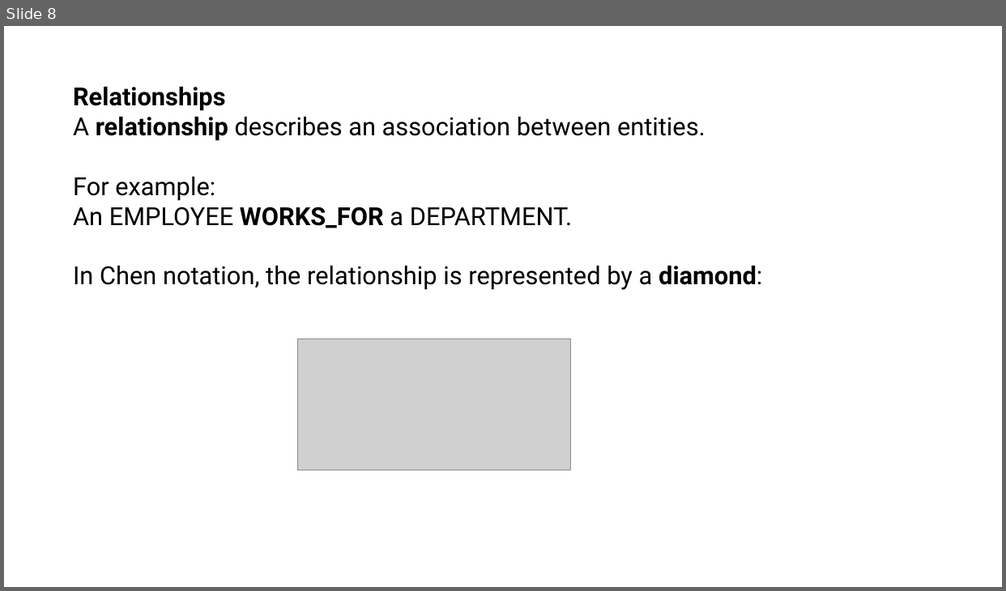
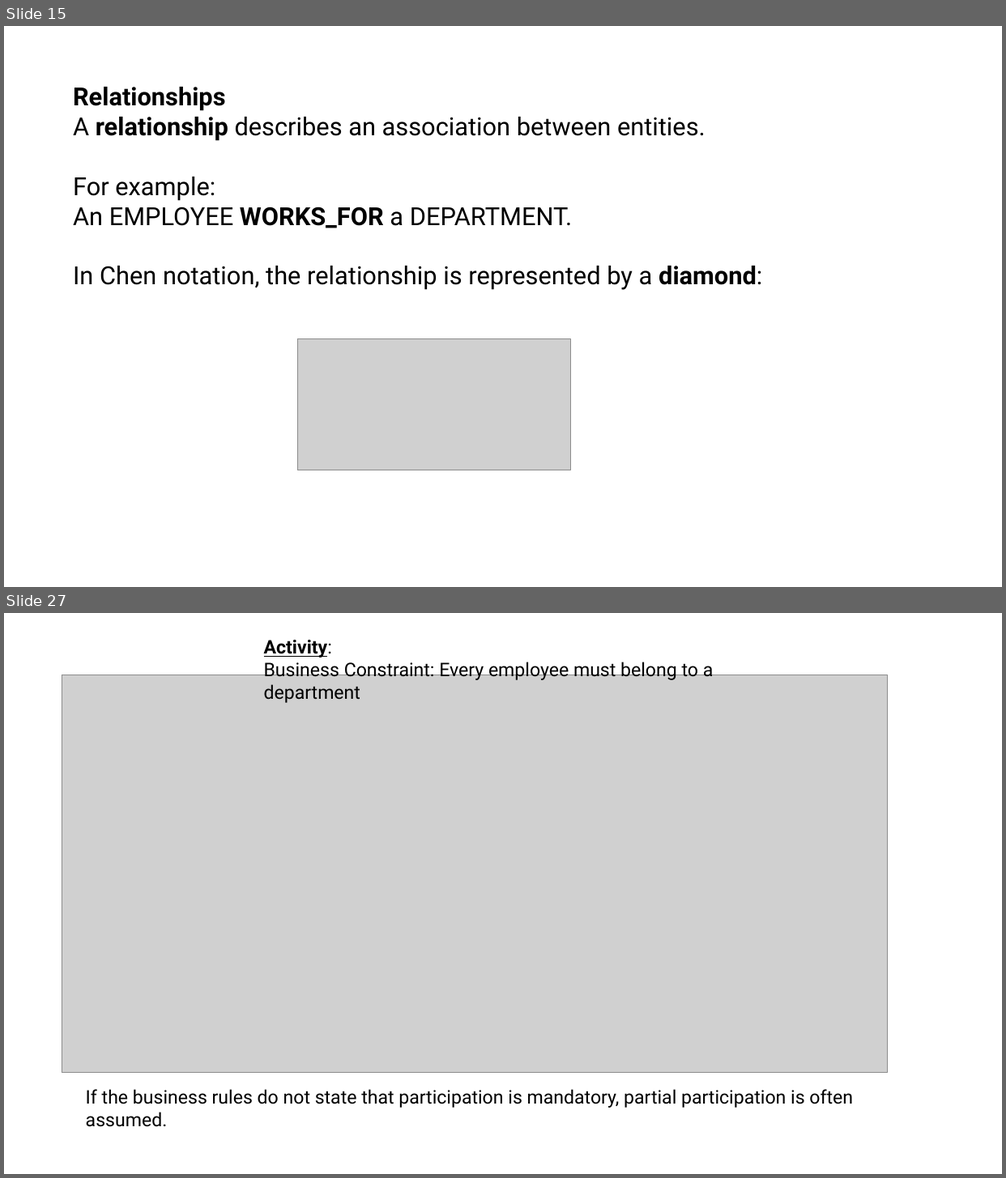
Before and after one commit to joannes630/AU, a slide deck: CSC 4500 GitHub/Entity Relationship Data Model.pptx. Shown one above the other, each under a label of ours: slide 8 before the commit, slides 15 and 27 after it; the slides between them are not shown. The pictures are 1006x591 and 1006x1178 pixels, drawn with LibreOffice and Linux fonts; fonts in the diff are those of the drawing; grey boxes stand for pictures. Boxes give left, top, right and bottom in pixels: in the first picture for what was removed or moved away, otherwise in the second. Text is boxed around its words. In the diff, an @@ line names an element or a change of style, - is before the commit and + after.

```diff
--- a/CSC 4500 GitHub/Entity Relationship Data Model.pptx
+++ b/CSC 4500 GitHub/Entity Relationship Data Model.pptx
@@ slide 27 added at (4, 613, 1002, 1174), background #FFFFFF @@
@@ text added at (264, 640, 714, 680), 18 pt, text #000000 @@
+Activity:
+Business Constraint: Every employee must belong to a department
@@ picture added at (62, 675, 888, 1073) @@
@@ picture added at (78, 713, 886, 1072) @@
@@ text added at (86, 1089, 853, 1108), 18 pt, text #000000 @@
+If the business rules do not state that participation is mandatory, partial participation is often assumed.
@@ what was slide 8 is now slide 15 @@
```
Also in this commit, not shown: 5 slides changed, 18 other slides added, 2 slides removed.
